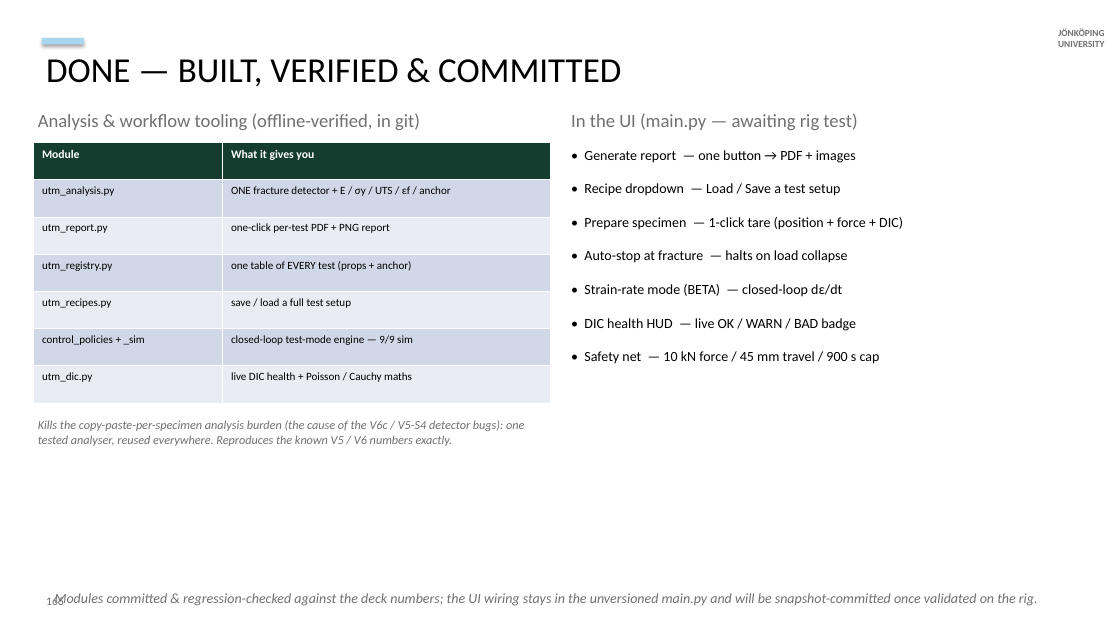
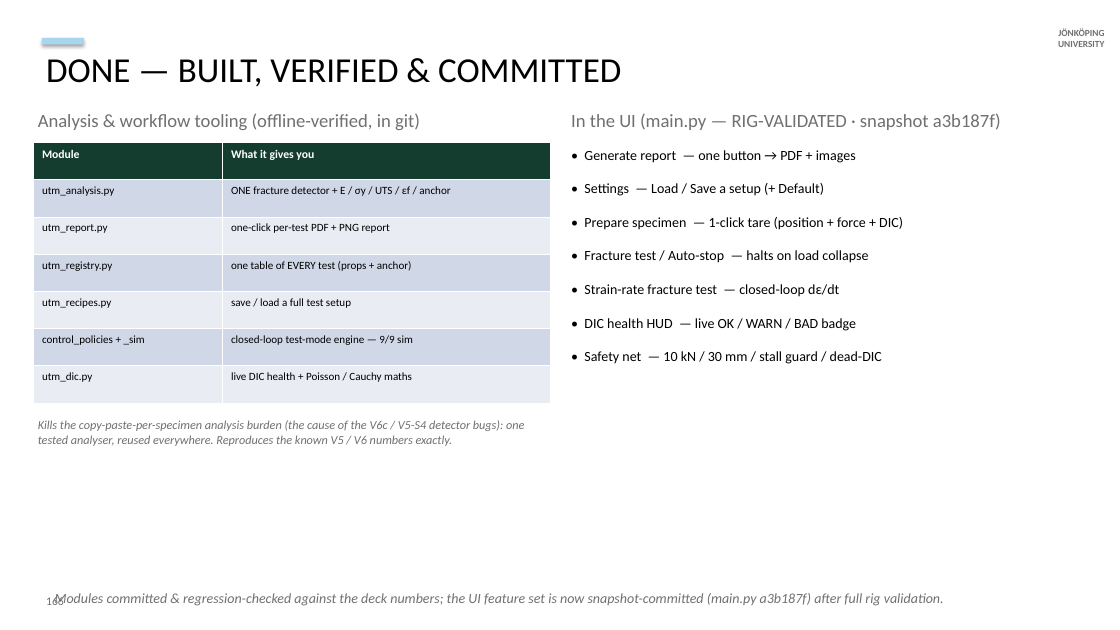
Before and after one commit to cenmir/UTM, a slide deck: slide 26 of V6a_8_6_20_slides.pptx. Drawn at 1120x630 pixels with LibreOffice and Linux fonts; fonts in the diff are those of the drawing. Boxes give left, top, right and bottom in pixels: in the first picture for what was removed or moved away, otherwise in the second. Text is boxed around its words. In the diff, an @@ line names an element or a change of style, - is before the commit and + after.

```diff
--- a/V6a_8_6_20_slides.pptx
+++ b/V6a_8_6_20_slides.pptx
@@ text at <box>571,113,1001,130</box>: text changed @@
-In the UI (main.py — awaiting rig test)
+In the UI (main.py — RIG-VALIDATED · snapshot a3b187f)
@@ text at <box>584,150,903,364</box>: text changed @@
-• Generate report — one button → PDF + images
-• Recipe dropdown — Load / Save a test setup
-• Prepare specimen — 1-click tare (position + force + DIC)
-• Auto-stop at fracture — halts on load collapse
-• Strain-rate mode (BETA) — closed-loop dε/dt
-• DIC health HUD — live OK / WARN / BAD badge
-• Safety net — 10 kN force / 45 mm travel / 900 s cap
+• Generate report — one button → PDF + images
+• Settings — Load / Save a setup (+ Default)
+• Prepare specimen — 1-click tare (position + force + DIC)
+• Fracture test / Auto-stop — halts on load collapse
+• Strain-rate fracture test — closed-loop dε/dt
+• DIC health HUD — live OK / WARN / BAD badge
+• Safety net — 10 kN / 30 mm / stall guard / dead-DIC
@@ text at <box>55,593,944,606</box>: text changed @@
-Modules committed & regression-checked against the deck numbers; the UI wiring stays in the unversioned main.py and will be snapshot-committed once validated on the rig.
+Modules committed & regression-checked against the deck numbers; the UI feature set is now snapshot-committed (main.py a3b187f) after full rig validation.
```
Also in this commit, not shown: 3 other slides changed, 2 other files.
